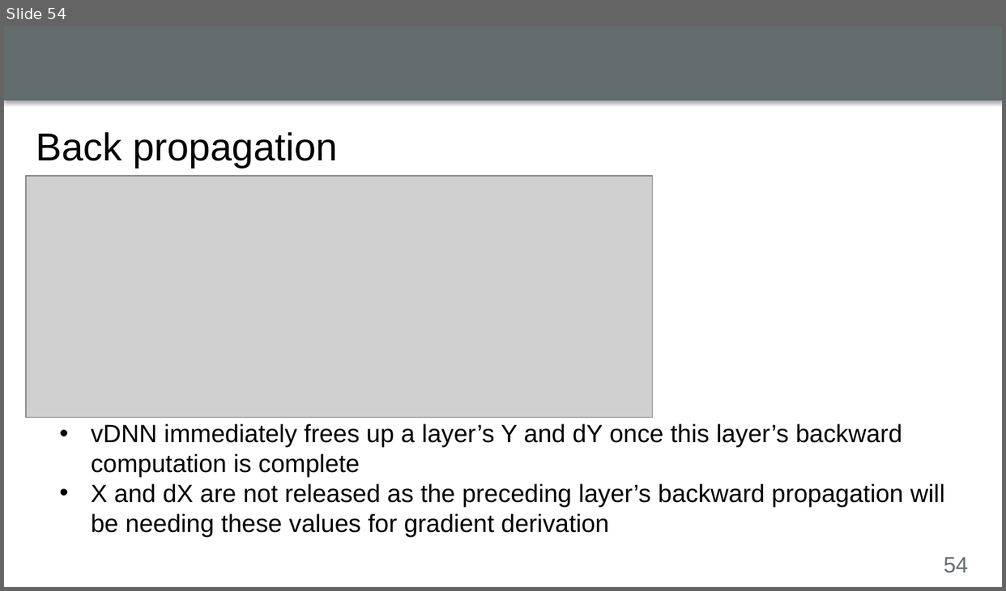
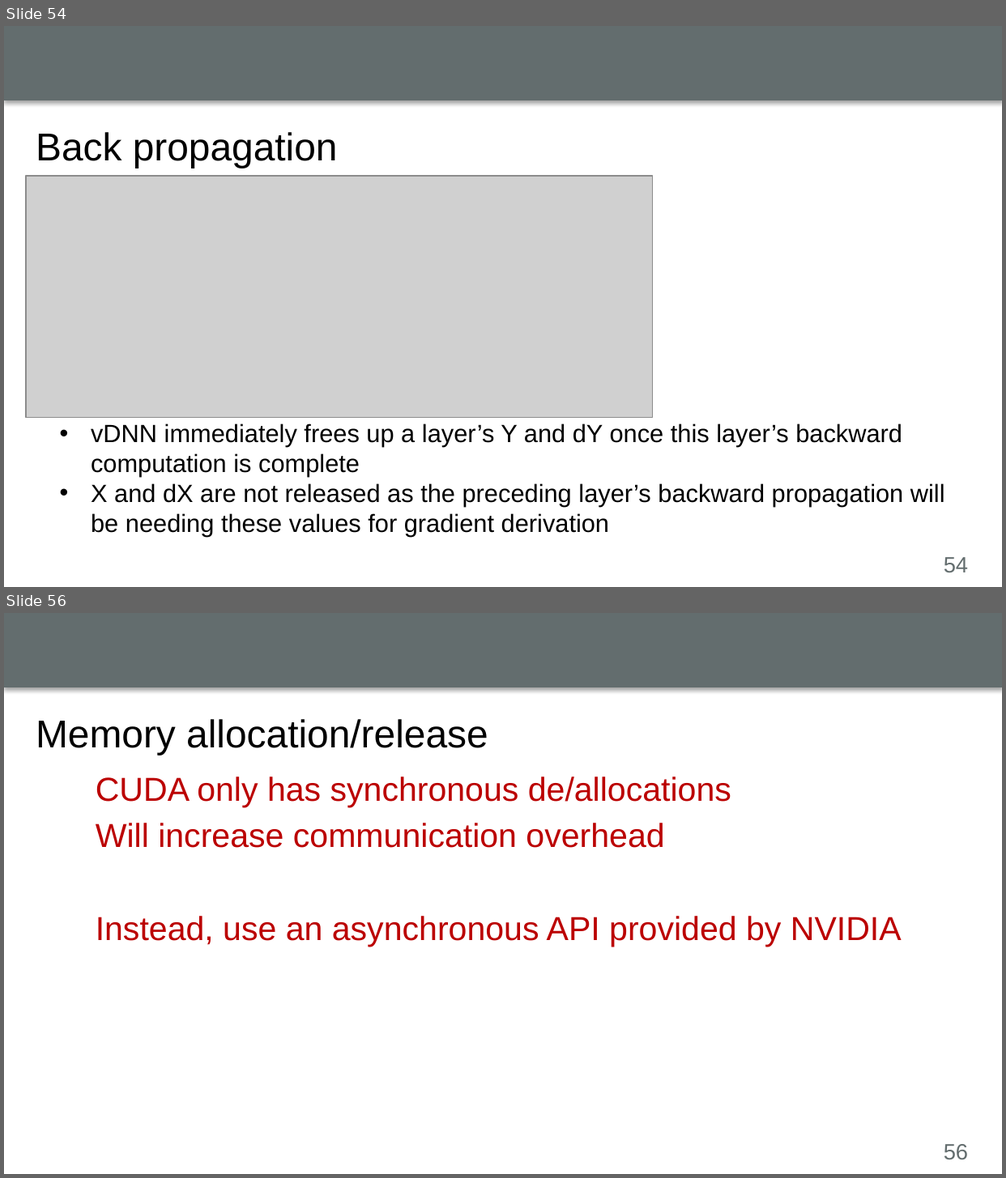
Before and after one commit to luyuliu/CSE-5194, a slide deck: presentation/presentation.pptx. Shown one above the other, each under a label of ours: slide 54 before the commit, slides 54 and 56 after it; the slides between them are not shown. The pictures are 1006x591 and 1006x1178 pixels, drawn with LibreOffice and Linux fonts; fonts in the diff are those of the drawing; grey boxes stand for pictures; background and template pictures are left out. Boxes give left, top, right and bottom in pixels: in the first picture for what was removed or moved away, otherwise in the second. Text is boxed around its words. In the diff, an @@ line names an element or a change of style, - is before the commit and + after.

```diff
--- a/presentation/presentation.pptx
+++ b/presentation/presentation.pptx
@@ slide 56 added at bbox=[4, 613, 1002, 1174], background #FFFFFF; not listed: 2 template elements that a slide beside it also shows @@
@@ title added at bbox=[36, 719, 488, 756], 28 pt, text #000000 @@
+Memory allocation/release
@@ text added at bbox=[86, 763, 984, 1133], outline #FFFFFF 0.75 pt, 24 pt, text #BB0000 @@
+CUDA only has synchronous de/allocations
+Will increase communication overhead
+Instead, use an asynchronous API provided by NVIDIA
```
Also in this commit, not shown: 2 slides changed, 17 other slides added.
